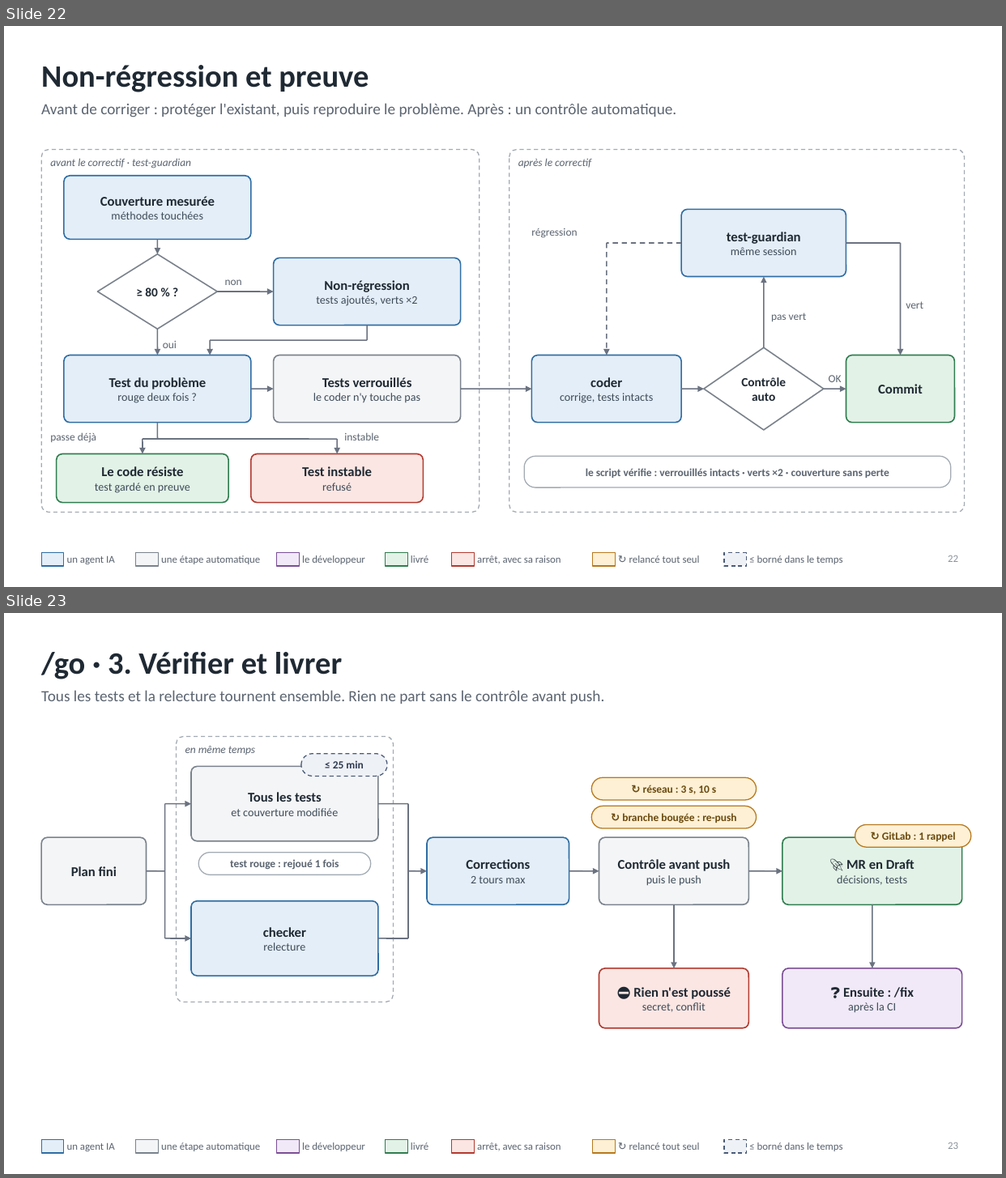
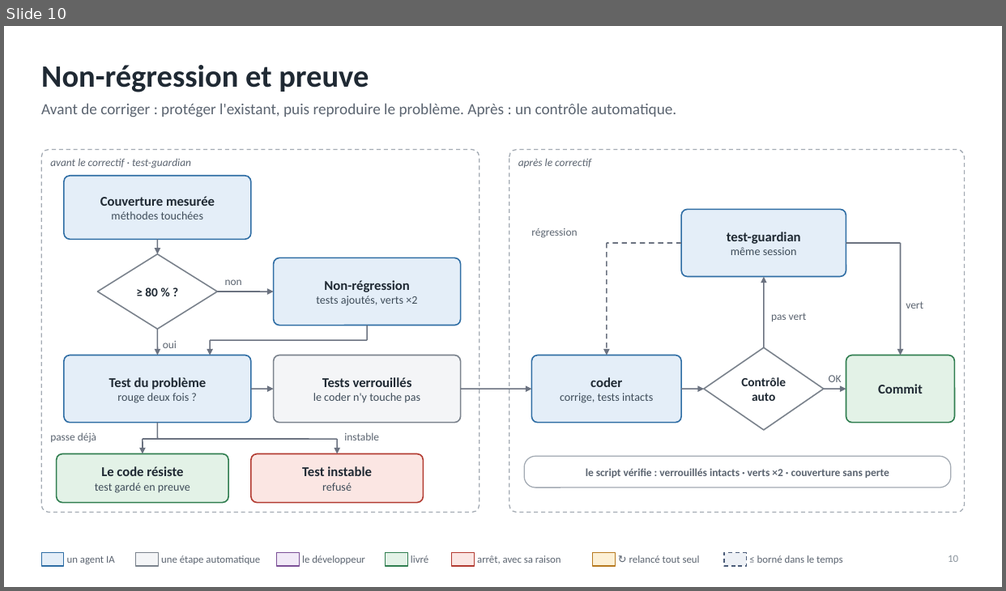
Before and after one commit to RabieDerouiche/OpenRDCode, a slide deck: opencode-v2/docs/presentation-tech-leads.pptx. Shown one above the other, each under a label of ours: slides 22 and 23 before the commit, slide 10 after it. The pictures are 1006x1178 and 1006x591 pixels, drawn with LibreOffice and Linux fonts; fonts in the diff are those of the drawing. Boxes give left, top, right and bottom in pixels: in the first picture for what was removed or moved away, otherwise in the second. Text is boxed around its words. In the diff, an @@ line names an element or a change of style, - is before the commit and + after.

```diff
--- a/opencode-v2/docs/presentation-tech-leads.pptx
+++ b/opencode-v2/docs/presentation-tech-leads.pptx
@@ slide 23 removed at (4,613,1002,1174), background #FFFFFF; not listed: 14 template elements that a slide beside it also shows @@
@@ title removed at (41,652,342,679) @@
-/go · 3. Vérifier et livrer
@@ text removed at (41,690,605,704) @@
-Tous les tests et la relecture tournent ensemble. Rien ne part sans le contrôle avant push.
@@ rounded rectangle removed at (177,736,394,1003) @@
@@ text removed at (185,746,255,755) @@
-en même temps
@@ rounded rectangle removed at (301,754,387,776) @@
-≤ 25 min
@@ rounded rectangle removed at (191,766,378,841) @@
-Tous les tests
-et couverture modifiée
@@ rounded rectangle removed at (592,777,756,800) @@
-↻ réseau : 3 s, 10 s
@@ line removed from (165, 804) to (165, 939) @@
@@ arrow removed from (165, 804) to (191, 804) @@
@@ line removed from (378, 804) to (408, 804) @@
@@ line removed from (408, 804) to (408, 939) @@
@@ rounded rectangle removed at (592,806,756,828) @@
-↻ branche bougée : re-push
@@ rounded rectangle removed at (855,825,971,847) @@
-↻ GitLab : 1 rappel
@@ rounded rectangle removed at (41,837,147,905) @@
-Plan fini
@@ rounded rectangle removed at (198,853,371,875) @@
-test rouge : rejoué 1 fois
@@ rounded rectangle removed at (427,837,569,905) @@
-Corrections
-2 tours max
@@ rounded rectangle removed at (599,837,749,905) @@
-Contrôle avant push
-puis le push
@@ rounded rectangle removed at (782,837,962,905) @@
-🚀 MR en Draft
-décisions, tests
@@ line removed from (147, 871) to (165, 871) @@
@@ arrow removed from (408, 871) to (427, 871) @@
@@ arrow removed from (569, 871) to (599, 871) @@
@@ arrow removed from (749, 871) to (782, 871) @@
@@ rounded rectangle removed at (191,901,378,976) @@
-checker
-relecture
@@ arrow removed from (674, 905) to (674, 969) @@
@@ arrow removed from (872, 905) to (872, 969) @@
@@ arrow removed from (165, 939) to (191, 939) @@
@@ line removed from (378, 939) to (408, 939) @@
@@ rounded rectangle removed at (599,969,749,1029) @@
-⛔ Rien n'est poussé
-secret, conflit
@@ rounded rectangle removed at (782,969,962,1029) @@
-❓ Ensuite : /fix
-après la CI
@@ page number removed at (948,1143,958,1149) @@
-23
@@ what was slide 22 is now slide 10 @@
@@ page number at (948,556,958,562): text changed @@
-22
+10
```
Also in this commit, not shown: 7 slides changed, 1 slide added, 16 other slides removed, 3 other files.
